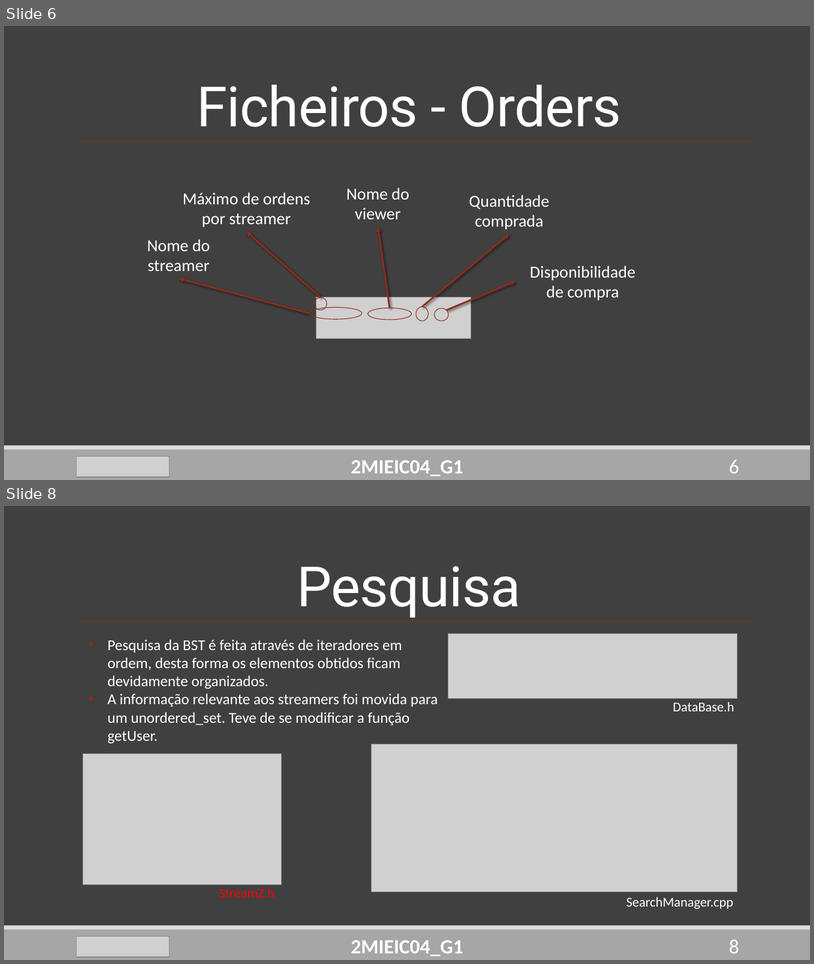
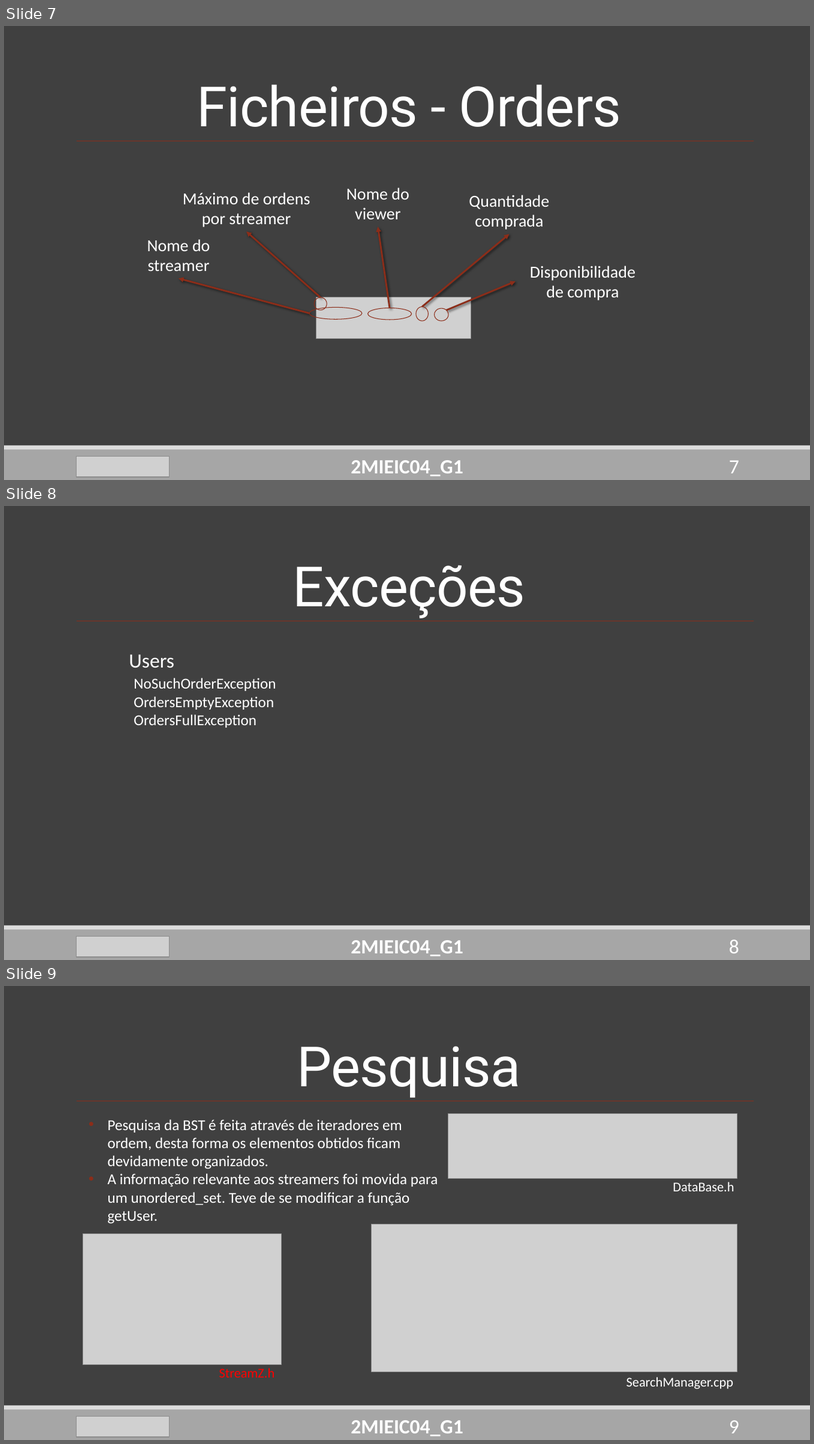
Before and after one commit to DoStini/FEUP-AEDA-proj, a slide deck: StreamZ__P2.pptx. Shown one above the other, each under a label of ours: slides 6 and 8 before the commit, slides 7, 8 and 9 after it; the slides between them are not shown. The pictures are 814x964 and 814x1444 pixels, drawn with LibreOffice and Linux fonts; fonts in the diff are those of the drawing; grey boxes stand for pictures. Boxes give left, top, right and bottom in pixels: in the first picture for what was removed or moved away, otherwise in the second. Text is boxed around its words. In the diff, an @@ line names an element or a change of style, - is before the commit and + after.

```diff
--- a/StreamZ__P2.pptx
+++ b/StreamZ__P2.pptx
@@ slide 8 added at (4, 506, 810, 960), background #404040; not listed: 3 template elements that a slide beside it also shows @@
@@ title added at (293, 565, 525, 618), 66 pt, text #FFFFFF @@
+Exceções
@@ line added from (754, 621) to (77, 621), #8C2D19 1 pt @@
@@ text added at (129, 654, 174, 667), 24 pt, text #FFFFFF @@
+Users
@@ text added at (134, 678, 276, 727), 18 pt, text #FFFFFF @@
+NoSuchOrderException
+OrdersEmptyException
+OrdersFullException
@@ picture added at (77, 936, 170, 957) @@
@@ text added at (351, 940, 464, 956), 24 pt, text #FFFFFF, bold @@
+2MIEIC04_G1
@@ page number added at (729, 939, 740, 953), 24 pt, text #FFFFFF @@
+8
@@ what was slide 6 is now slide 7 @@
@@ page number at (729, 460, 740, 473): text changed @@
-6
+7
@@ what was slide 8 is now slide 9 @@
@@ page number at (729, 1420, 740, 1433): text changed @@
-8
+9
```
Also in this commit, not shown: 3 slides changed, 2 other slides added, 1 slide removed.
